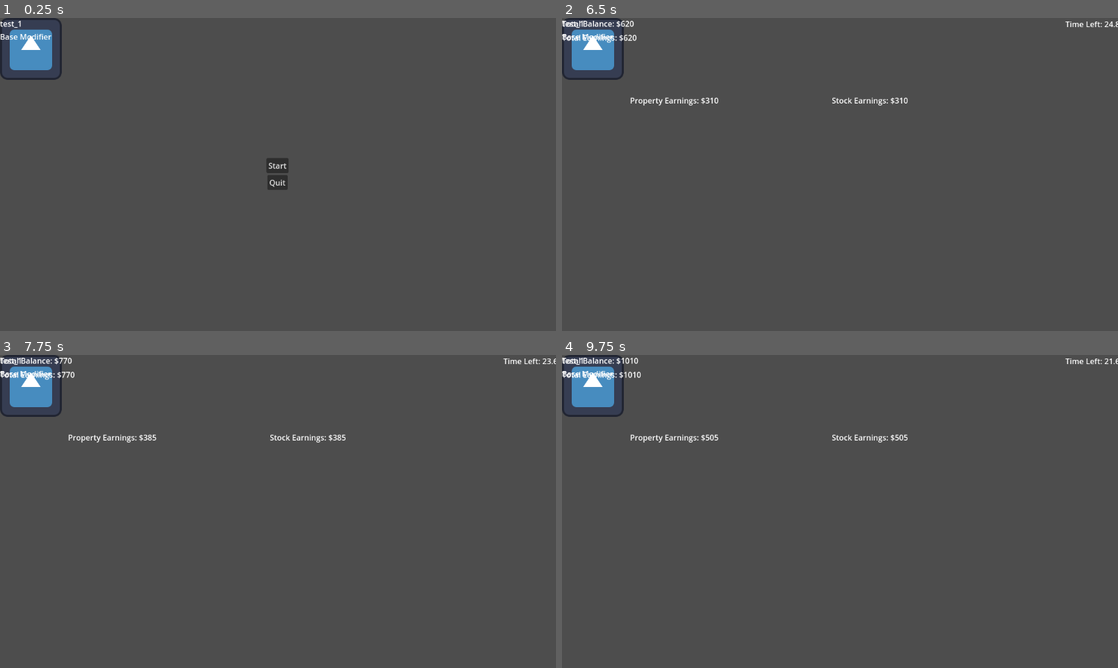
Above: before the commit, frames 1-4 (two rows, left to right).
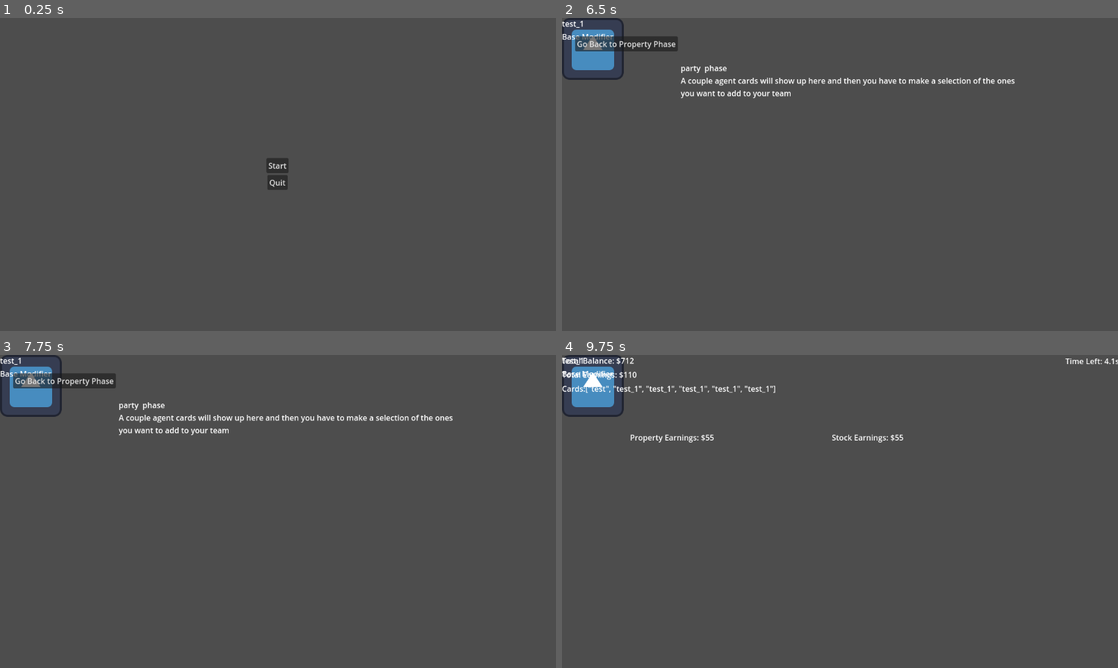
Above: after the commit, the same moments.

Repository: ARandomLemon/RushToRiches
Game: Godot game, scene res://Scenes/start_menu.tscn
Same seed, same stepped clock (60 frames per second), same inputs: the game is played once before the commit and once after it. The engine's default icon, where the game draws it, is replaced by a stand-in: a white triangle on a blue panel in a dark square.
Inputs (mouse positions are in pixels of both pictures, inside the frame that each line leads up to):
- Up to frame 1 (0.25 s): no input
- Up to frame 2 (6.5 s): click "Start" at 0.5 s; click "Start Profit Phase" at 1.25 s; move the mouse to (962, 158) at 2.02 s; click (962, 158) at 2.17 s; move the mouse to (728, 190) at 2.77 s; click (728, 190) at 2.92 s; move the mouse to (895, 105) at 3.52 s; click (895, 105) at 3.67 s; move the mouse to (812, 237) at 4.27 s; click (812, 237) at 4.42 s; move the mouse to (1006, 221) at 5.02 s; click (1006, 221) at 5.17 s; move the mouse to (673, 127) at 5.77 s; click (673, 127) at 5.92 s
- Up to frame 3 (7.75 s): move the mouse to (305, 511) at 6.52 s; click (305, 511) at 6.67 s; move the mouse to (194, 433) at 7.27 s; click (194, 433) at 7.42 s
- Up to frame 4 (9.75 s): click (628, 380) at 8 s, where only the run after the commit has a clickable "Go Back to Property Phase"; click (612, 455) at 8.75 s, where only the run after the commit has a clickable "Start Profit Phase"; move the mouse to (962, 495) at 9.52 s; click (962, 495) at 9.67 s

The runs differ from the first frame. In frame 1, 1.3% of the frame differs, in the area x 0-12%, y 0-20%; in frame 2, 2.3%; in frame 3, 2.3%, in the area x 0-100%, y 0-28%; in frame 4, 0.5%.

Commit message:
I am praying to fucking God over here please work

Diff:
--- a/Scenes/Deck.tscn
+++ b/Scenes/Deck.tscn
@@ -1,11 +1,39 @@
 [gd_scene load_steps=2 format=3 uid="uid://ev0m5qcvj80m"]
 
-[ext_resource type="Script" path="res://Scripts/AgentsCards/deck.gd" id="1_ni353"]
+[sub_resource type="GDScript" id="GDScript_2l20h"]
+script/source = "extends Control
+
+@export var card_scene: PackedScene = preload(\"res://Scenes/card.tscn\")
+
+func create_card(card_name : String, texture_path: String):
+	var grid_container = get_node(\"GridContainer\")
+	if not grid_container:
+		print(\"GridContainer not found!\")
+		return
+
+	var card = card_scene.instantiate()
+	card.card_name = card_name
+	card.texture_path = texture_path
+	grid_container.add_child(card)
+
+# Called when the node enters the scene tree for the first time.
+func _ready() -> void:
+	# test cards
+	print(get_node(\"GridContainer\"))
+	create_card(\"test_1\", \"res://icon.svg\")
+	create_card(\"test_2\", \"res://icon.svg\")
+	create_card(\"test_3\", \"res://icon.svg\")
+
+
+# Called every frame. 'delta' is the elapsed time since the previous frame.
+func _process(delta: float) -> void:
+	pass
+"
 
 [node name="Deck" type="Control"]
 layout_mode = 3
 anchors_preset = 0
-script = ExtResource("1_ni353")
+script = SubResource("GDScript_2l20h")
 
 [node name="GridContainer" type="GridContainer" parent="."]
 layout_mode = 0
--- a/Scenes/party_phase.tscn
+++ b/Scenes/party_phase.tscn
@@ -1,8 +1,10 @@
-[gd_scene load_steps=2 format=3 uid="uid://cmd3048uf0vk"]
+[gd_scene load_steps=3 format=3 uid="uid://cmd3048uf0vk"]
 
+[ext_resource type="Script" path="res://Scripts/Phases/party_phase.gd" id="1_1uxpp"]
 [ext_resource type="Script" path="res://Scripts/UI/user_interface.gd" id="1_x6qss"]
 
 [node name="Party Phase" type="Node2D"]
+script = ExtResource("1_1uxpp")
 
 [node name="Label" type="Label" parent="."]
 offset_left = 246.0
--- a/Scenes/profit_phase.tscn
+++ b/Scenes/profit_phase.tscn
@@ -27,7 +27,7 @@
 text = "Time Left: 30s"
 
 [node name="Timer" type="Timer" parent="Prof_UI/Timer"]
-wait_time = 30.0
+wait_time = 5.0
 one_shot = true
 autostart = true
 
@@ -36,6 +36,12 @@
 offset_top = 29.0
 offset_right = 128.0
 offset_bottom = 52.0
+text = "Total Earnings: $"
+
+[node name="CardArrayLabel" type="Label" parent="Prof_UI"]
+offset_top = 58.0
+offset_right = 128.0
+offset_bottom = 81.0
 text = "Total Earnings: $"
 
 [node name="PropEarnLabel" type="Label" parent="Prof_UI"]
--- a/Scripts/AgentCards/deck.gd
+++ b/Scripts/AgentCards/deck.gd
@@ -17,7 +17,7 @@
 func _ready():
 	# test cards
 	print($GridContainer)
-	create_card("test_1", "res://icon.svg")
+	#create_card("test_1", "res://icon.svg")
 	#create_card("test_2", "res://icon.svg")
 	#create_card("test_3", "res://icon.svg")
 
--- a/Scripts/AgentsCards/card.gd
+++ /dev/null
@@ -1,23 +0,0 @@
-extends Control
-
-#Properties
-@export var card_name: String = "Base Card"
-@export var modifier: String = "Base Modifier"
-@export var texture_path: String = ""
-
-# Called when the node enters the scene tree for the first time.
-func _ready() -> void:
-	#Populate card
-	$CardName.text = name
-	$Modifier.text = modifier
-	if $TextureRect:
-		$TextureRect.texture = load(texture_path)
-
-
-# Called every frame. 'delta' is the elapsed time since the previous frame.
-func _process(delta: float) -> void:
-	pass
-
-func _input(event):
-	if event is InputEventMouseButton and event.button_index == MOUSE_BUTTON_LEFT and event.pressed:
-		print("Card clickedP: %s" % card_name)
--- a/Scripts/AgentsCards/deck.gd
+++ /dev/null
@@ -1,27 +0,0 @@
-extends Control
-
-@export var card_scene: PackedScene = preload("res://Scenes/card.tscn")
-
-func create_card(card_name : String, texture_path: String):
-	var grid_container = get_node("GridContainer")
-	if not grid_container:
-		print("GridContainer not found!")
-		return
-
-	var card = card_scene.instantiate()
-	card.card_name = card_name
-	card.texture_path = texture_path
-	grid_container.add_child(card)
-
-# Called when the node enters the scene tree for the first time.
-func _ready() -> void:
-	# test cards
-	print(get_node("GridContainer"))
-	create_card("test_1", "res://icon.svg")
-	create_card("test_2", "res://icon.svg")
-	create_card("test_3", "res://icon.svg")
-
-
-# Called every frame. 'delta' is the elapsed time since the previous frame.
-func _process(delta: float) -> void:
-	pass
--- /dev/null
+++ b/Scripts/Phases/party_phase.gd
@@ -0,0 +1,11 @@
+extends Node
+
+
+# Called when the node enters the scene tree for the first time.
+func _ready() -> void:
+	Deck.create_card("test_1", "res://icon.svg")
+
+
+# Called every frame. 'delta' is the elapsed time since the previous frame.
+func _process(delta: float) -> void:
+	pass
--- a/Scripts/Phases/profit_phase.gd
+++ b/Scripts/Phases/profit_phase.gd
@@ -27,6 +27,7 @@
 		$TotalEarnLabel.text = "Total Earnings: $" + str(totalEarn)
 		$PropEarnLabel.text = "Property Earnings: $" + str(propEarn)
 		$StockEarnLabel.text = "Stock Earnings: $" + str(stockEarn)
+		$CardArrayLabel.text = "Cards:" + str(Globals.card_array)
 		$Timer/TimeLabel.text = "Time Left: " + str($Timer/Timer.time_left) + "s"
 	pass
 
